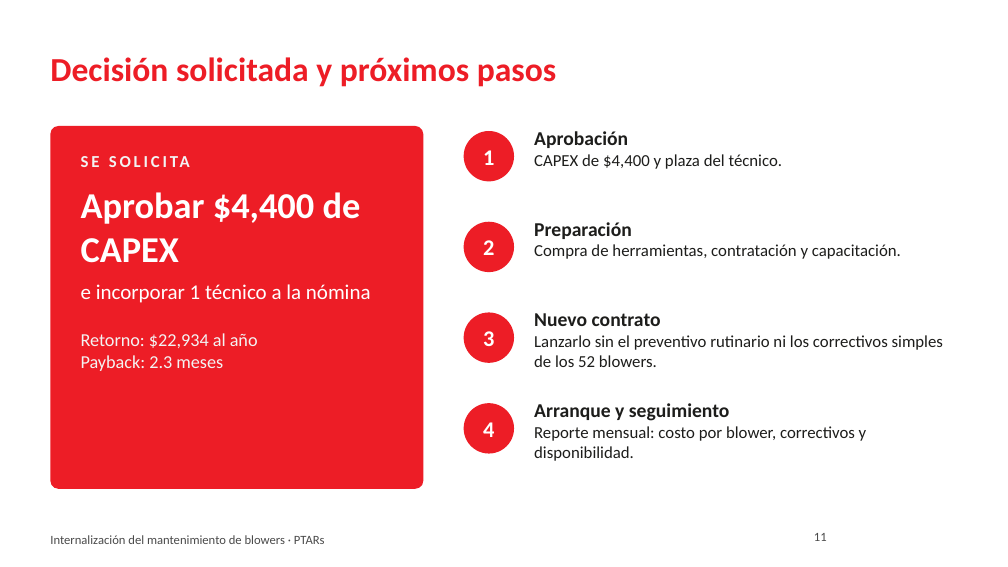
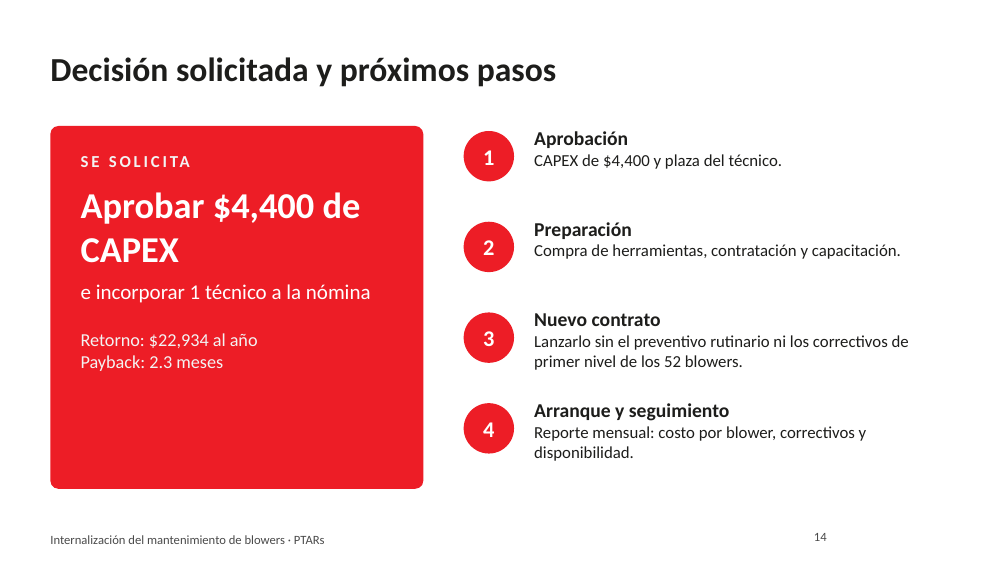
Before and after one commit to jjsamcar/Codigo-IA, a slide deck: slide 14 of presentaciones/Blowers_PTARs_Resumen_Gerencia.pptx (slide 11 before the commit). Drawn at 1008x567 pixels with LibreOffice and Linux fonts; fonts in the diff are those of the drawing; background and template pictures are left out. Boxes give left, top, right and bottom in pixels: in the first picture for what was removed or moved away, otherwise in the second. Text is boxed around its words. In the diff, an @@ line names an element or a change of style, - is before the commit and + after.

```diff
--- a/presentaciones/Blowers_PTARs_Resumen_Gerencia.pptx
+++ b/presentaciones/Blowers_PTARs_Resumen_Gerencia.pptx
@@ title "Decisión solicitada y próximos pasos" at box(50, 57, 556, 87): text colour #ED1D26 to #1D1D1B @@
@@ text at box(534, 335, 909, 370): text changed @@
-Lanzarlo sin el preventivo rutinario ni los correctivos simples de los 52 blowers.
+Lanzarlo sin el preventivo rutinario ni los correctivos de primer nivel de los 52 blowers.
@@ page number at box(814, 533, 827, 541): text changed @@
-11
+14
```
Also in this commit, not shown: 12 other slides changed, 4 slides added, 1 slide removed.
